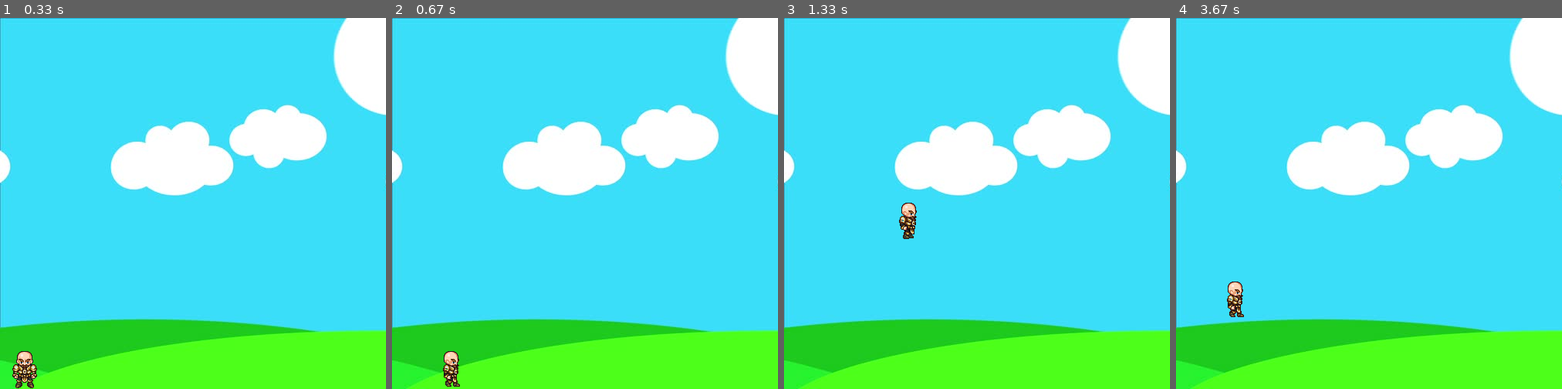
Above: before the commit, frames 1-4 (left to right).
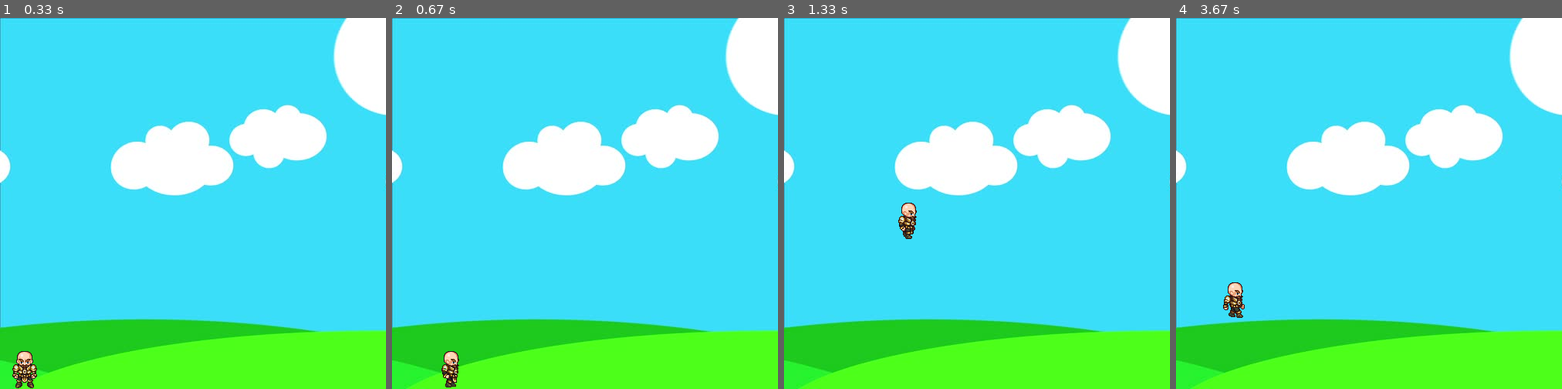
Above: after the commit, the same moments.

Repository: KaisChebata/1-Pygame-Tutorial-for-Beginners-I
Game: pygame game, started from 5-Projectiles/super_sprite.py
Same seed, same stepped clock (60 frames per second), same inputs: the game is played once before the commit and once after it.
Inputs:
- Up to frame 1 (0.33 s): no input
- Up to frame 2 (0.67 s): hold Right from 0.33 s (still down)
- Up to frame 3 (1.33 s): release Right at 0.8 s; hold Right 0.83-1.3 s; tap Space at 0.9, 1.2 s
- Up to frame 4 (3.67 s): hold Left 1.33-1.87 s; tap Space at 1.4, 1.7, 1.97, 2.27, 2.4, 2.7, 3.07, 3.37, 3.57 s; hold Left 1.9-2.3 s; hold Right 2.33-2.97 s; hold Left 3-3.47 s; hold Right from 3.5 s (still down)

Frame 1 is identical in both runs. In frame 2, 0.1% of the frame differs, in the area x 12-18%, y 93-100%; in frame 3, 0.1%; in frame 4, 0.3%, in the area x 12-18%, y 71-81%.

Commit message:
update sprite's draw() method to draw sprite based on animation list length

Diff:
--- a/5-Projectiles/sprite.py
+++ b/5-Projectiles/sprite.py
@@ -75,14 +75,32 @@
 
     def draw(self):
         """Draw sprite at its current location."""
-        if self.walk_counter + 1 >= 27:
+        # if self.walk_counter + 1 >= 27:
+        #     self.walk_counter = 0
+
+        # if self.moving_right:
+        #     self.screen.blit(self.walk_right[self.walk_counter//3], self.rect)
+        #     self.walk_counter += 1
+        # elif self.moving_left:
+        #     self.screen.blit(self.walk_left[self.walk_counter//3], self.rect)
+        #     self.walk_counter += 1
+        # else:
+        #     self.screen.blit(self.image, self.rect)
+
+        if self.walk_counter >= self.anim_length:
             self.walk_counter = 0
 
         if self.moving_right:
-            self.screen.blit(self.walk_right[self.walk_counter//3], self.rect)
+            self.screen.blit(
+                self.walk_right[self.walk_counter % self.anim_length],
+                self.rect
+            )
             self.walk_counter += 1
         elif self.moving_left:
-            self.screen.blit(self.walk_left[self.walk_counter//3], self.rect)
+            self.screen.blit(
+                self.walk_left[self.walk_counter % self.anim_length],
+                self.rect
+            )
             self.walk_counter += 1
         else:
             self.screen.blit(self.image, self.rect)
